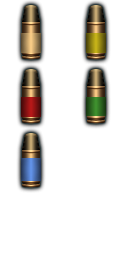
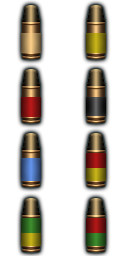
Revision of a layered 128 x 256 image; what changed, layer by layer:
pixels changed over [16, 97, 111, 256] (layer not identified)
